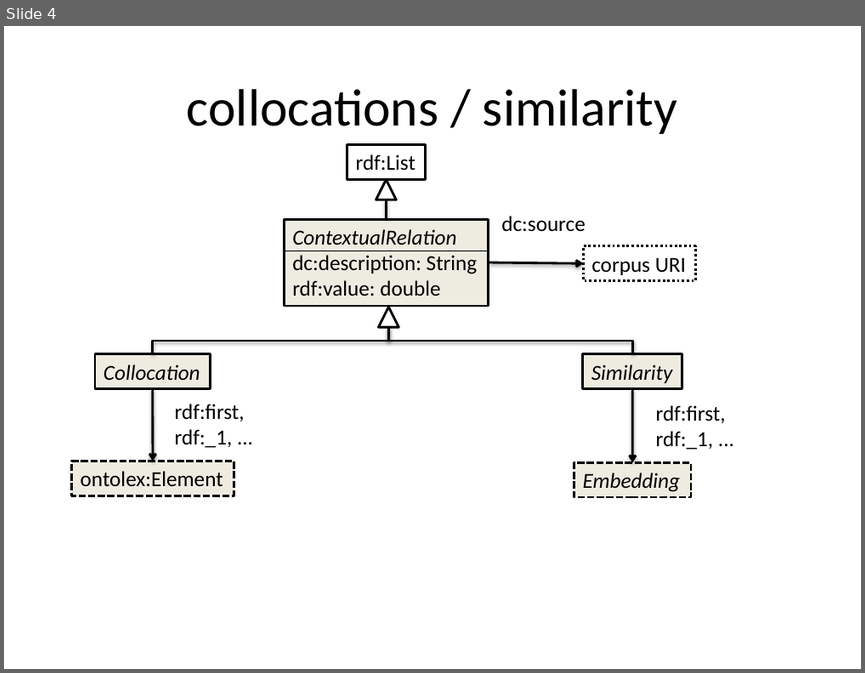
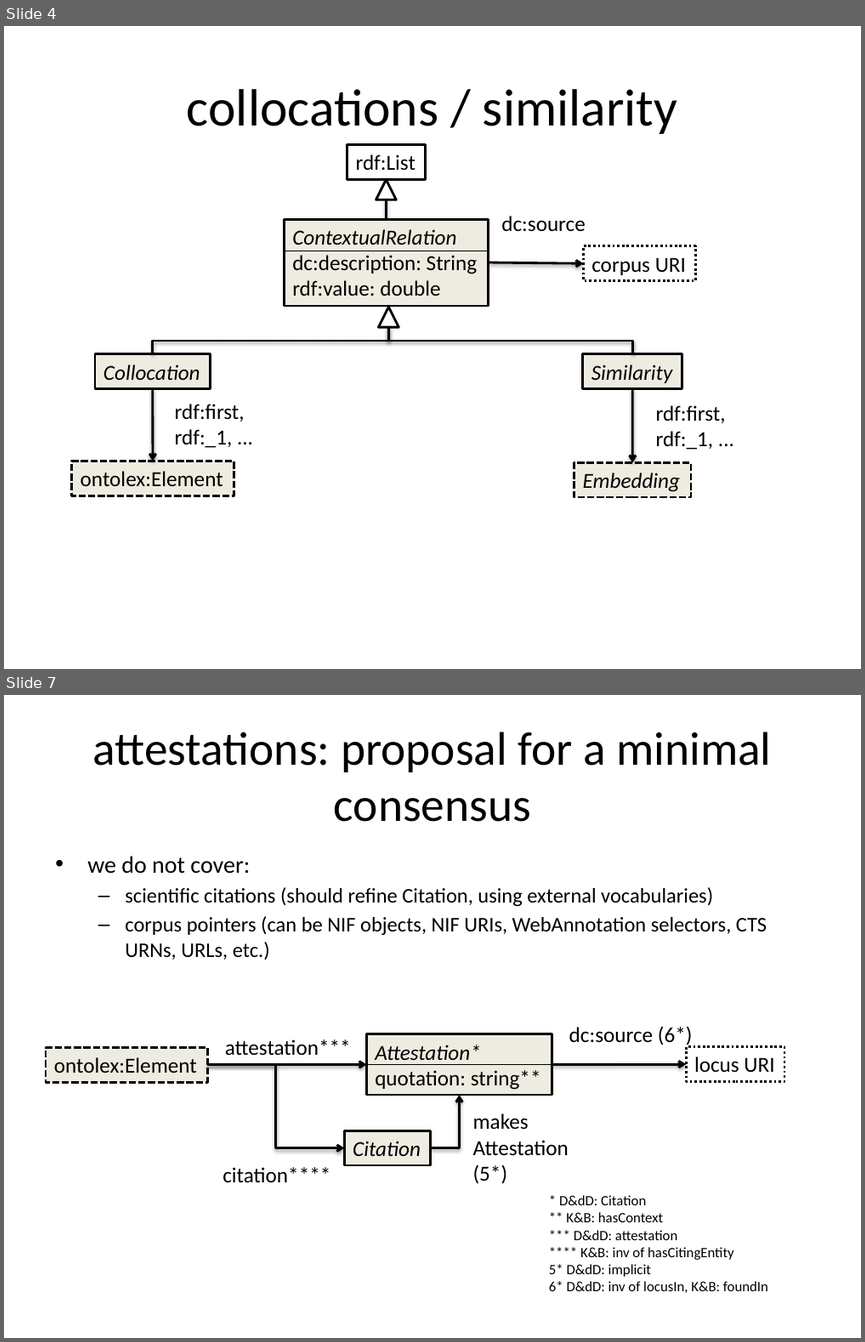
Before and after one commit to ontolex/frequency-attestation-corpus-information, a slide deck: img/source.pptx. Shown one above the other, each under a label of ours: slide 4 before the commit, slides 4 and 7 after it; the slides between them are not shown. The pictures are 865x673 and 865x1342 pixels, drawn with LibreOffice and Linux fonts; fonts in the diff are those of the drawing. Boxes give left, top, right and bottom in pixels: in the first picture for what was removed or moved away, otherwise in the second. Text is boxed around its words. In the diff, an @@ line names an element or a change of style, - is before the commit and + after.

Commit message:
some ideas on attestation

```diff
--- a/img/source.pptx
+++ b/img/source.pptx
@@ slide 7 added at (4, 695, 861, 1338), background #FFFFFF @@
@@ title added at (93, 732, 771, 822), 39.6 pt, text #000000 @@
+attestations: proposal for a minimal consensus
@@ text added at (87, 856, 766, 960), 17.5 pt, text #000000 @@
+• we do not cover:
+  – scientific citations (should refine Citation, using external vocabularies)
+  – corpus pointers (can be NIF objects, NIF URIs, WebAnnotation selectors, CTS URNs, URLs, etc.)
@@ rectangle added at (46, 1047, 208, 1082), fill #EEECE1, outline #000000 2 pt dashed, 18 pt, text #000000 @@
+ontolex:Element
@@ text added at (225, 1039, 351, 1055), 18 pt, text #000000 @@
+attestation***
@@ rectangle added at (366, 1034, 552, 1095), fill #EEECE1, outline #000000 2 pt, 18 pt, text #000000 @@
+Attestation*
+quotation: string**
@@ text added at (569, 1027, 692, 1047), 18 pt, text #000000 @@
+dc:source (6*)
@@ rectangle added at (686, 1047, 784, 1082), outline #000000 2 pt dashed, 18 pt, text #000000 @@
+locus URI
@@ elbow arrow added from (207, 1064) to (366, 1064), #000000 2 pt @@
@@ elbow arrow added from (207, 1064) to (344, 1147), #000000 2 pt @@
@@ line added from (366, 1064) to (552, 1064), #000000 0.75 pt @@
@@ elbow arrow added from (552, 1064) to (686, 1064), #000000 2 pt @@
@@ elbow arrow added from (430, 1147) to (459, 1095), #000000 2 pt @@
@@ text added at (473, 1113, 568, 1184), 18 pt, text #000000 @@
+makes
+Attestation
+(5*)
@@ rectangle added at (344, 1130, 430, 1164), fill #EEECE1, outline #000000 2 pt, 18 pt, text #000000, italic @@
+Citation
@@ text added at (222, 1167, 330, 1182), 18 pt, text #000000 @@
+citation****
@@ text added at (549, 1195, 768, 1293), 12 pt, text #000000 @@
+* D&dD: Citation
+** K&B: hasContext
+*** D&dD: attestation
+**** K&B: inv of hasCitingEntity
+5* D&dD: implicit
+6* D&dD: inv of locusIn, K&B: foundIn
```
Also in this commit, not shown: 1 slide changed, 3 other slides added, 4 other files.
